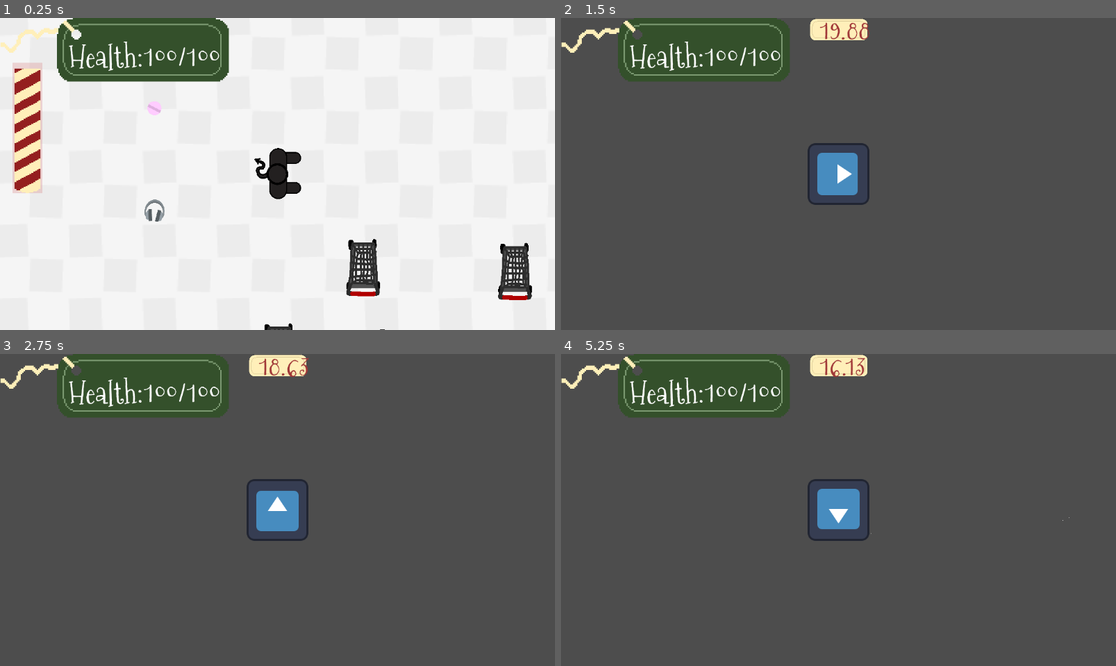
Above: before the commit, frames 1-4 (two rows, left to right).
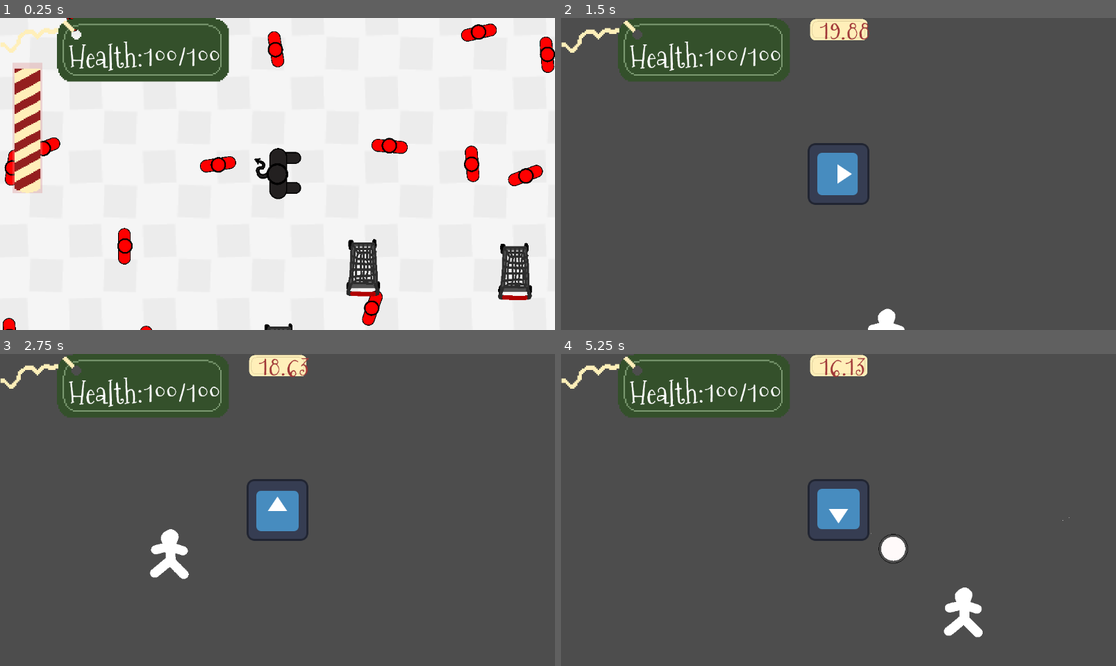
Above: after the commit, the same moments.

Repository: skeeeth/Krampus-Game
Game: Godot game, scene res://cart_test.tscn
Same seed, same stepped clock (60 frames per second), same inputs: the game is played once before the commit and once after it. The engine's default icon, where the game draws it, is replaced by a stand-in: a white triangle on a blue panel in a dark square.
Inputs:
- Up to frame 1 (0.25 s): no input
- Up to frame 2 (1.5 s): hold Right (right) 0.53-1.28 s; hold X (attack) 0.53-1.28 s; hold Down (down) from 1.28 s (still down); tap 1 (dev1) at 1.35 s
- Up to frame 3 (2.75 s): release Down (down) at 2.03 s; hold Right (right) from 2.03 s (still down); hold Z (interact) from 2.03 s (still down)
- Up to frame 4 (5.25 s): release Right (right) at 2.78 s; release Z (interact) at 2.78 s; hold Up (up) 2.78-3.53 s; tap X (attack) at 2.85 s; hold 1 (dev1) 3.53-4.28 s; hold Left (left) 3.53-5.03 s; tap Z (interact) at 4.35 s; hold Down (down) from 5.03 s (still down); hold X (attack) from 5.03 s (still down)

The runs differ from the first frame. In frame 1, 3.1% of the frame differs, in the area x 0-100%, y 0-100%; in frame 2, 0.2%; in frame 3, 0.6%; in frame 4, 0.9%.

Commit message:
Add npc spawner to cart_test.tscn
Still needs a couple improvements

Diff:
--- a/Player/krampus.tscn
+++ b/Player/krampus.tscn
@@ -98,10 +98,11 @@
 
 [node name="Attack" type="Area2D" parent="."]
 collision_layer = 16
-collision_mask = 72
+collision_mask = 8
 script = ExtResource("4_is3dp")
 
 [node name="CollisionShape2D" type="CollisionShape2D" parent="Attack"]
+visible = false
 position = Vector2(95.5, 0.5)
 shape = SubResource("RectangleShape2D_gcl4g")
 disabled = true
--- a/Player/store_ui.tscn
+++ b/Player/store_ui.tscn
@@ -1,9 +1,8 @@
-[gd_scene load_steps=7 format=3 uid="uid://djfchrromtecl"]
+[gd_scene load_steps=6 format=3 uid="uid://biu0vrh6mioda"]
 
 [ext_resource type="PackedScene" uid="uid://cuiyko1ty38wq" path="res://Combat/UI/healthbar.tscn" id="1_rpmqc"]
 [ext_resource type="Texture2D" uid="uid://dwquums5t7q8i" path="res://Combat/UI/candycane.png" id="2_tglna"]
 [ext_resource type="Script" path="res://SpiritBar.gd" id="3_3kabb"]
-[ext_resource type="Script" path="res://Player/item_card_spawn.gd" id="5_6bccp"]
 
 [sub_resource type="Gradient" id="Gradient_7kxnj"]
 colors = PackedColorArray(0.86, 0.5676, 0.5676, 0.352941, 0.858824, 0.568627, 0.568627, 0.352941)
@@ -14,8 +13,11 @@
 [node name="StoreUI" type="CanvasLayer"]
 
 [node name="HPDisplay" parent="." instance=ExtResource("1_rpmqc")]
-offset_right = 0.0
-offset_bottom = 0.0
+anchors_preset = -1
+anchor_right = 0.198
+anchor_bottom = 0.133
+offset_right = -228.096
+offset_bottom = -86.184
 
 [node name="CheerBar" type="TextureProgressBar" parent="."]
 anchors_preset = -1
@@ -32,19 +34,3 @@
 texture_progress = ExtResource("2_tglna")
 script = ExtResource("3_3kabb")
 margin = 50.0
-
-[node name="Control" type="Control" parent="."]
-process_mode = 3
-layout_mode = 3
-anchors_preset = 0
-offset_left = 1967.0
-offset_top = 795.0
-offset_right = 2007.0
-offset_bottom = 835.0
-script = ExtResource("5_6bccp")
-
-[node name="Marker2D" type="Marker2D" parent="Control"]
-position = Vector2(0, -100)
-
-[node name="Marker2D2" type="Marker2D" parent="Control"]
-position = Vector2(-332, -100)
--- a/cart_test.tscn
+++ b/cart_test.tscn
@@ -1,14 +1,11 @@
-[gd_scene load_steps=12 format=3 uid="uid://cjkdw2t1rp0q5"]
+[gd_scene load_steps=10 format=3 uid="uid://cjkdw2t1rp0q5"]
 
 [ext_resource type="PackedScene" uid="uid://cdv7yypqfldh4" path="res://Carts/shopping_cart.tscn" id="1_qvt7r"]
 [ext_resource type="PackedScene" uid="uid://prm2p3mxsryu" path="res://Player/krampus.tscn" id="2_regcu"]
-[ext_resource type="PackedScene" uid="uid://b73boev43352m" path="res://npc/kid.tscn" id="3_fb7kf"]
-[ext_resource type="PackedScene" uid="uid://wg71xd4yobi7" path="res://npc/guard.tscn" id="4_oi8dt"]
 [ext_resource type="PackedScene" uid="uid://qgltf060t87h" path="res://Environment/shelf.tscn" id="5_pccs1"]
-[ext_resource type="PackedScene" uid="uid://djfchrromtecl" path="res://Player/store_ui.tscn" id="7_srwat"]
+[ext_resource type="PackedScene" uid="uid://biu0vrh6mioda" path="res://Player/store_ui.tscn" id="7_srwat"]
 [ext_resource type="Texture2D" uid="uid://cofnknj7tvoa3" path="res://Environment/white_checkered_tile.png" id="7_v53y3"]
-[ext_resource type="PackedScene" uid="uid://bvpjyx7rpaqck" path="res://Items/Instances/pills.tscn" id="10_2bsme"]
-[ext_resource type="PackedScene" uid="uid://cmgdalcoc6r2h" path="res://Items/Instances/headphones.tscn" id="11_71mkg"]
+[ext_resource type="Script" path="res://npc_spawner.gd" id="8_i46bc"]
 
 [sub_resource type="RectangleShape2D" id="RectangleShape2D_fikin"]
 resource_local_to_scene = true
@@ -18,6 +15,9 @@
 resource_local_to_scene = true
 size = Vector2(998, 198)
 
+[sub_resource type="CircleShape2D" id="CircleShape2D_jqpns"]
+radius = 30.0
+
 [node name="CartTest" type="Node2D"]
 
 [node name="ShoppingCart" parent="." instance=ExtResource("1_qvt7r")]
@@ -36,18 +36,6 @@
 
 [node name="ShoppingCart2" parent="." instance=ExtResource("1_qvt7r")]
 position = Vector2(618, 266)
-
-[node name="Kid" parent="." instance=ExtResource("3_fb7kf")]
-position = Vector2(220, 451)
-
-[node name="Kid2" parent="." instance=ExtResource("3_fb7kf")]
-position = Vector2(990, 174)
-
-[node name="Kid3" parent="." instance=ExtResource("3_fb7kf")]
-position = Vector2(1433, 744)
-
-[node name="Guard" parent="." instance=ExtResource("4_oi8dt")]
-position = Vector2(879, 445)
 
 [node name="LevelBoundaries" type="Node2D" parent="."]
 
@@ -194,16 +182,23 @@
 stretch_mode = 1
 metadata/_edit_lock_ = true
 
-[node name="Item" parent="." instance=ExtResource("10_2bsme")]
-position = Vector2(-319, -171)
-
-[node name="Item2" parent="." instance=ExtResource("11_71mkg")]
-position = Vector2(-319, 95)
-
 [node name="StoreUI" parent="." instance=ExtResource("7_srwat")]
 
 [node name="CheerBar" parent="StoreUI" index="1" node_paths=PackedStringArray("outside_scene")]
 outside_scene = NodePath("../..")
+
+[node name="NPCSpawner" type="Node" parent="."]
+script = ExtResource("8_i46bc")
+average_horizontal_spacing = 50.0
+average_vertical_spacing = 50.0
+spacing_variance = 0.2
+spawn_position_collision_shape = SubResource("CircleShape2D_jqpns")
+
+[node name="UpperLeftBoundPosition" type="Node2D" parent="NPCSpawner"]
+position = Vector2(-3196, -718)
+
+[node name="LowerRightBoundPosition" type="Node2D" parent="NPCSpawner"]
+position = Vector2(6590, 2336)
 
 [editable path="LevelBoundaries/WestWall"]
 [editable path="LevelBoundaries/EastWall"]
--- a/npc/guard.gd
+++ b/npc/guard.gd
@@ -2,7 +2,7 @@
 extends NPC
 
 var krampus_ray:RayCast2D
-var krampus_detection_radius:float
+const krampus_detection_radius:float = 800 #$KrampusInitialDetector/DetectionCircle.shape.radius
 
 var krampus:Krampus = null
 var last_known_krampus_location:Vector2 = Vector2(0, 0)
@@ -10,13 +10,13 @@
 var already_visited_last_known_location = false
 
 var time_since_last_krampus_sighting:float = 0
-var max_time_since_last_krampus_sighting:float = 500 #If krampus is out of sight for this long, give up on chasing
+var max_time_since_last_krampus_sighting:float = 5 #If krampus is out of sight for this long, give up on chasing
 var chasing_velocity:Vector2 = Vector2(0, 0)
 @export var chasing_speed:float = 300
 
 
 func _ready() -> void:
-	krampus_detection_radius = $KrampusInitialDetector/DetectionCircle.shape.radius
+	$KrampusInitialDetector/DetectionCircle.shape.radius = krampus_detection_radius
 
 	krampus_ray = RayCast2D.new()
 	krampus_ray.collision_mask = 33 #This represents line of sight, so it should only collide with the player and environment (not shopping carts)
--- /dev/null
+++ b/npc_spawner.gd
@@ -0,0 +1,134 @@
+extends Node
+
+#Spawn npcs in a rectanglular area defined by these two bounds
+#We'll use the global positions of the child nodes $UpperLeftBoundPosition and $LowerRightBoundPosition
+var upper_left_bound:Vector2
+var lower_right_bound:Vector2
+
+#Iterate over this area left-to-right, top-to-bottom in steps. The step size is given by average_horizontal_spacing and average_vertical_spacing
+#E.g. if upper_left_bound=(0,0) and average_horizontal_spacing=10, we'd check (0,0), (10,0), (20,0), etc
+#But to make things look more organic, randomly nudge each of these positions by these amounts:
+#	left or right by spacing_variance*average_horizontal_spacing
+#	up or down by spacing_variance*average_vertical_spacing
+@export var average_horizontal_spacing:float
+@export var average_vertical_spacing:float
+@export var spacing_variance:float
+
+#The spawn area will be divided up into sections
+#We'll make a list where each element represents one section. Each element will be a list of valid spawn positions within that section
+#When we're spawning npcs, we can spawn 1 guard and 3 children per section (for example) to make sure that they're spread throughout the store
+@export var num_horizontal_sections:int = 8
+@export var num_vertical_sections:int = 3
+var sections = []
+
+@export var spawn_position_collision_shape:Shape2D
+
+var guard_scene = preload("res://npc/guard.tscn")
+var kid_scene = preload("res://npc/kid.tscn")
+
+func _ready() -> void:
+	sections.resize(num_vertical_sections*num_horizontal_sections)
+	sections.fill([])
+
+	upper_left_bound = $UpperLeftBoundPosition.global_position
+	lower_right_bound = $LowerRightBoundPosition.global_position
+
+	await _find_spawn_positions()
+	_spawn_npcs(200, 10)
+
+
+func _spawn_npcs(num_kids_to_spawn:int, num_guards_to_spawn:int):
+	var num_kids_spawned = 0
+	var num_guards_spawned = 0
+
+	var section_index = 0
+
+	var krampus_position = Vector2(0, 0) #TO-DO: get the actual krampus position upon coming back to the store from the sack
+	var guard_detection_radius = Guard.krampus_detection_radius
+
+	sections.shuffle()
+	while (num_kids_spawned < num_kids_to_spawn):
+		var spawn_position = sections[section_index].pick_random()
+		var kid_inst = kid_scene.instantiate()
+		kid_inst.global_position = spawn_position
+		add_child(kid_inst)
+
+		num_kids_spawned += 1
+		section_index = (section_index + 1) % sections.size()
+
+	sections.shuffle()
+	while (num_guards_spawned < num_guards_to_spawn):
+		var spawn_position:Vector2 = sections[section_index].pick_random()
+		var too_close_to_krampus = (spawn_position-krampus_position).length() <= (guard_detection_radius + 200)
+		var num_attempted_spawn_positions = 1
+
+		while (num_attempted_spawn_positions < 5 and too_close_to_krampus):
+			num_attempted_spawn_positions += 1
+			spawn_position = sections[section_index].pick_random()
+			too_close_to_krampus = (spawn_position-krampus_position).length() <= (guard_detection_radius + 200)
+
+		if (not too_close_to_krampus):
+			var guard_inst = guard_scene.instantiate()
+			guard_inst.global_position = spawn_position
+			add_child(guard_inst)
+			num_guards_spawned += 1
+
+		section_index = (section_index + 1) % sections.size()
+
+
+func _find_spawn_positions():
+	var current_position = upper_left_bound
+	var candidate_position_area2ds:Array[Area2D] = []
+
+	#Iterate from upper_left_bound to lower_right_bound by average_horizontal_spacing and average_vertical_spacing
+	#At each step, add some fuzz with spacing_variance, then spawn an Area2D
+	while (current_position.y < lower_right_bound.y):
+		while (current_position.x < lower_right_bound.x):
+			var position_fuzz = spacing_variance * Vector2(randf_range(-average_horizontal_spacing, average_horizontal_spacing),
+														   randf_range(-average_vertical_spacing, average_vertical_spacing))
+			var candidate_position = current_position + position_fuzz
+
+			var new_area_2d = Area2D.new()
+			new_area_2d.global_position = candidate_position
+			candidate_position_area2ds.append(new_area_2d)
+			add_child(new_area_2d)
+
+			var new_collision_shape_2d = CollisionShape2D.new()
+			new_collision_shape_2d.shape = spawn_position_collision_shape
+			new_area_2d.add_child(new_collision_shape_2d)
+
+			current_position.x += average_horizontal_spacing
+
+		current_position.x = upper_left_bound.x
+		current_position.y += average_vertical_spacing
+
+	#Wait until after one physics step
+	await get_tree().process_frame
+	await get_tree().process_frame
+
+
+	var overall_spawn_area_size = lower_right_bound - upper_left_bound
+	var section_width = overall_spawn_area_size.x / float(num_horizontal_sections)
+	var section_height = overall_spawn_area_size.y / float(num_vertical_sections)
+
+	for area in candidate_position_area2ds:
+		if (not area.has_overlapping_bodies()):
+			#This is a valid spawn position
+			#Figure out which section it's in, then add it to that section's list of spawn positions
+			var section_row = int((area.global_position.y - upper_left_bound.y) / section_height) #the int cast truncates, so this should now be zero-indexed
+			var section_column = int((area.global_position.x - upper_left_bound.x) / section_width)
+
+			#Since we added fuzz to these positions, some might be slightly outside the bounds
+			section_row = clampi(section_row, 0, num_vertical_sections-1)
+			section_column = clampi(section_column, 0, num_horizontal_sections-1)
+
+			var sections_index = (section_row * num_horizontal_sections) + section_column
+
+			sections[sections_index].append(area.global_position)
+
+		#Delete the area regardless of whether or not it's overlapping,
+		area.queue_free()
+
+	#Low priority to-do:
+	#	store the results to a resource or json file
+	#	Instead of running the above logic every time the game runs, just run it in development whenever the level changes, then load from the resource/file in the actual game
Not shown: 1 places in Combat/UI/gift_label.tres that only renumber resources
